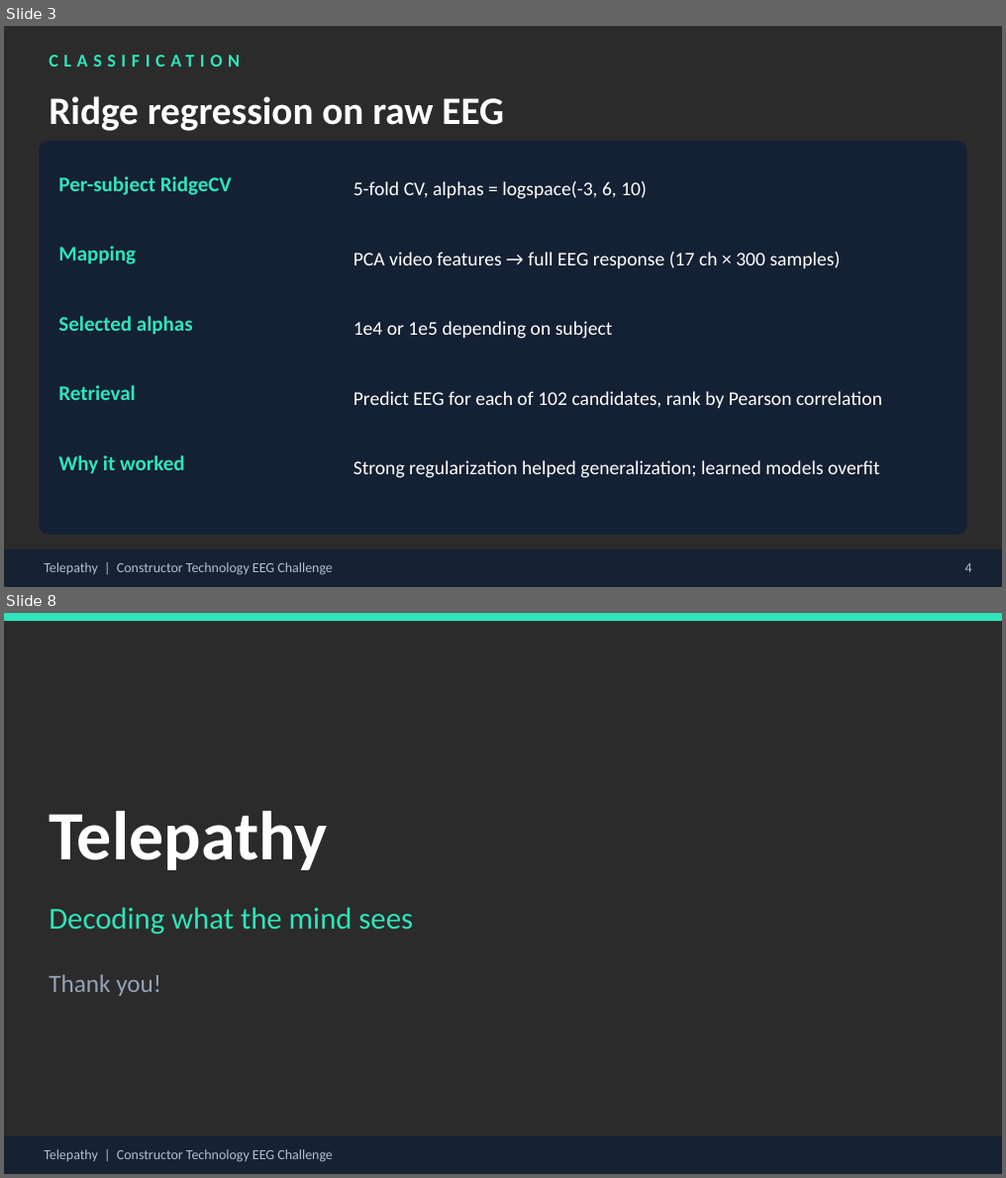
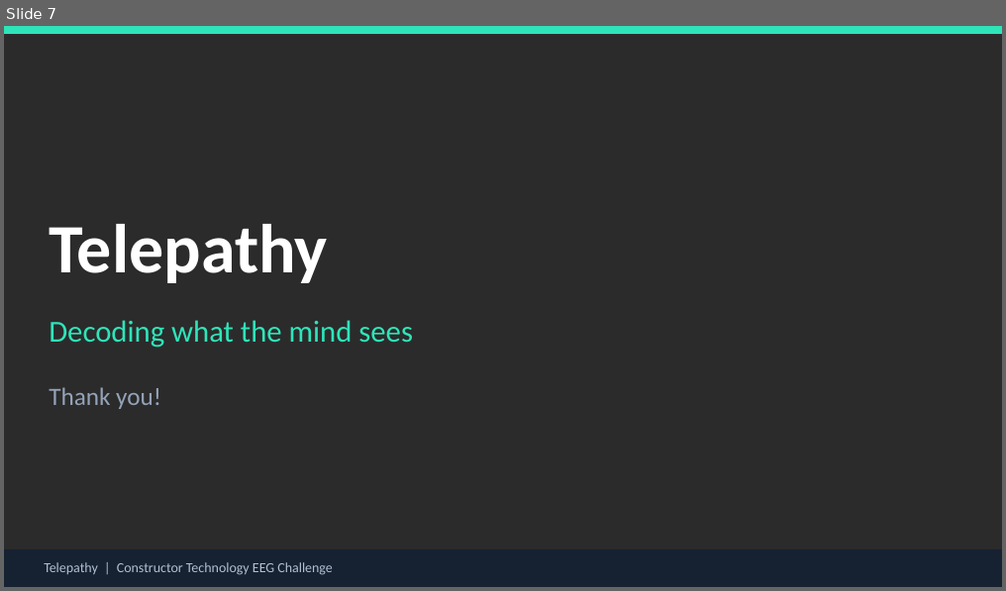
Before and after one commit to mike0609king/schubki2026, a slide deck: presentation/Telepathy_EEG_Hackathon_Presentation.pptx. Shown one above the other, each under a label of ours: slides 3 and 8 before the commit, slide 7 after it; the slides between them are not shown. The pictures are 1006x1178 and 1006x591 pixels, drawn with LibreOffice and Linux fonts; fonts in the diff are those of the drawing; background and template pictures are left out; a plain dark background stands for a picture behind light text. Boxes give left, top, right and bottom in pixels: in the first picture for what was removed or moved away, otherwise in the second. Text is boxed around its words. In the diff, an @@ line names an element or a change of style, - is before the commit and + after.

```diff
--- a/presentation/Telepathy_EEG_Hackathon_Presentation.pptx
+++ b/presentation/Telepathy_EEG_Hackathon_Presentation.pptx
@@ slide 3 removed at box(4, 26, 1002, 587), background picture (left out) @@
@@ text removed at box(49, 49, 947, 71) @@
-CLASSIFICATION
@@ text removed at box(49, 96, 504, 131) @@
-Ridge regression on raw EEG
@@ rounded rectangle removed at box(39, 141, 967, 535) @@
@@ text removed at box(58, 176, 232, 195) @@
-Per-subject RidgeCV
@@ text removed at box(353, 181, 647, 199) @@
-5-fold CV, alphas = logspace(-3, 6, 10)
@@ text removed at box(58, 246, 136, 265) @@
-Mapping
@@ text removed at box(353, 252, 841, 269) @@
-PCA video features → full EEG response (17 ch × 300 samples)
@@ text removed at box(58, 316, 193, 335) @@
-Selected alphas
@@ text removed at box(353, 321, 613, 339) @@
-1e4 or 1e5 depending on subject
@@ text removed at box(58, 385, 135, 400) @@
-Retrieval
@@ text removed at box(353, 391, 882, 408) @@
-Predict EEG for each of 102 candidates, rank by Pearson correlation
@@ text removed at box(58, 456, 185, 474) @@
-Why it worked
@@ text removed at box(353, 461, 879, 478) @@
-Strong regularization helped generalization; learned models overfit
@@ rectangle removed at box(4, 550, 1002, 586) @@
@@ text removed at box(44, 563, 333, 575) @@
-Telepathy | Constructor Technology EEG Challenge
@@ text removed at box(965, 564, 972, 572) @@
-4
@@ what was slide 8 is now slide 7 @@
```
Also in this commit, not shown: 6 slides changed, 1 other file.
